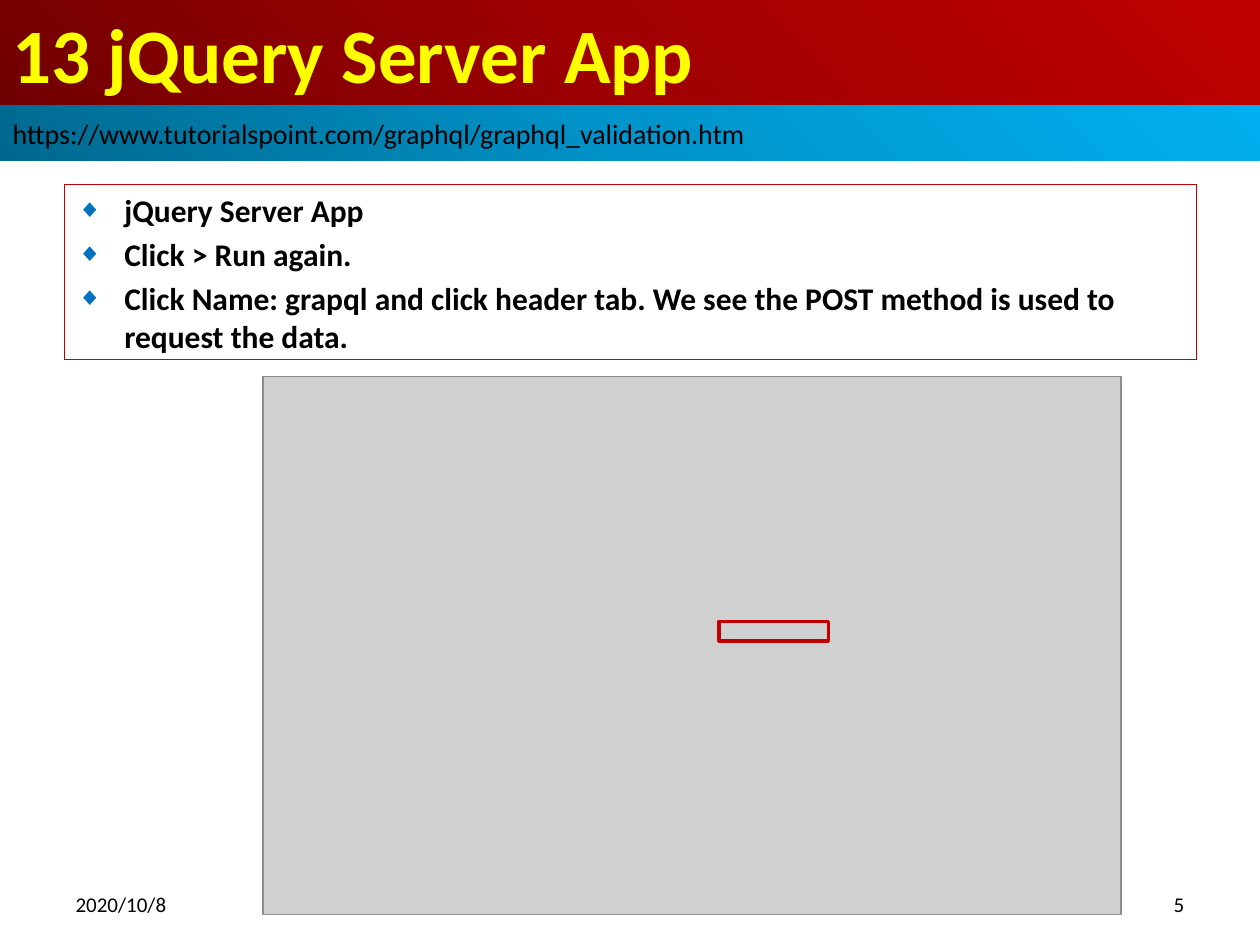
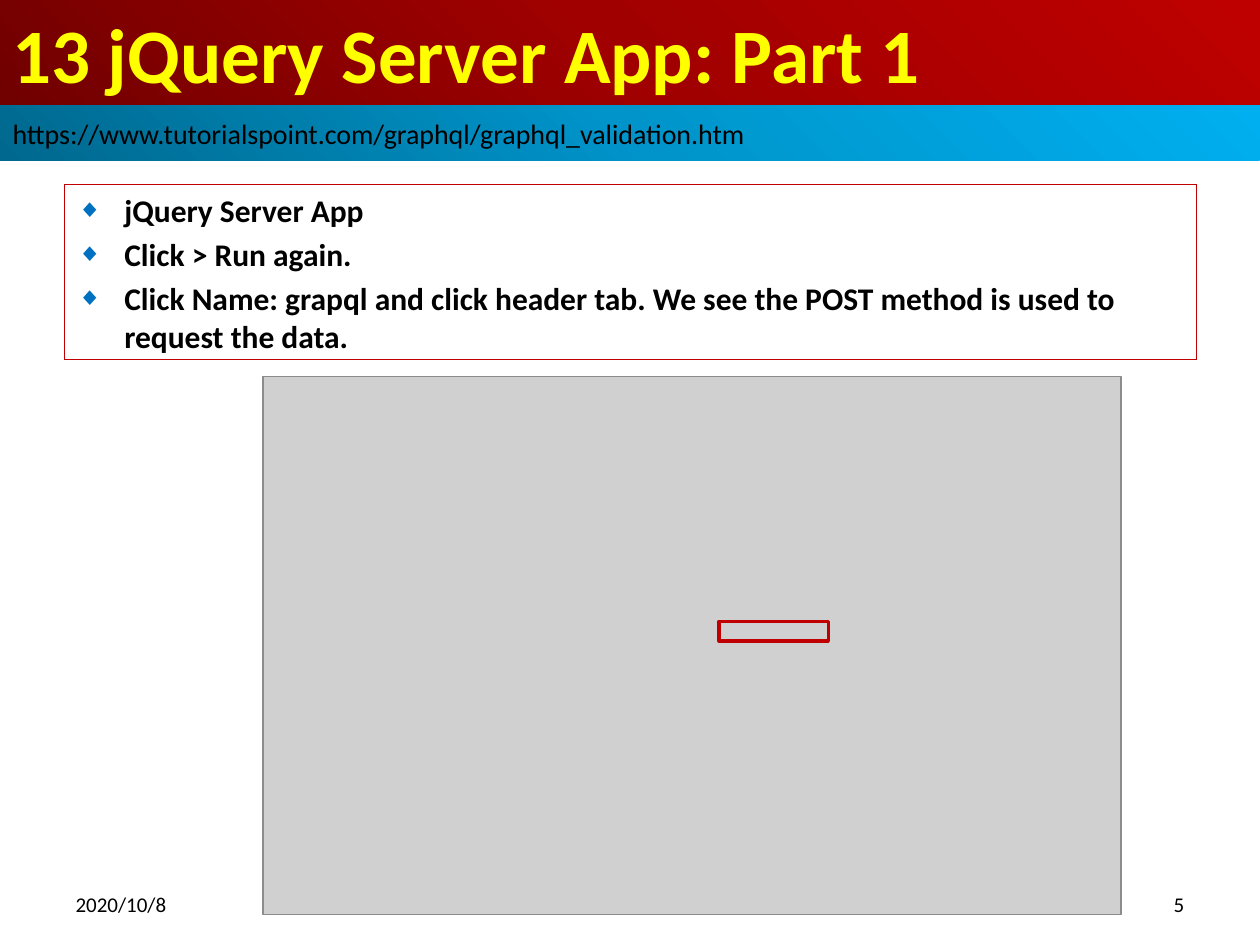
Before and after one commit to peterhchen/700_GraphQL, a slide deck: slide 5 of 13_jQueryServerApp01.pptx. Drawn at 1260x945 pixels with LibreOffice and Linux fonts; fonts in the diff are those of the drawing; grey boxes stand for pictures. Boxes give left, top, right and bottom in pixels: in the first picture for what was removed or moved away, otherwise in the second. Text is boxed around its words. In the diff, an @@ line names an element or a change of style, - is before the commit and + after.

```diff
--- a/13_jQueryServerApp01.pptx
+++ b/13_jQueryServerApp01.pptx
@@ title at (13, 29, 920, 96): text changed @@
-13 jQuery Server App
+13 jQuery Server App: Part 1
```
Also in this commit, not shown: 5 other slides changed.
